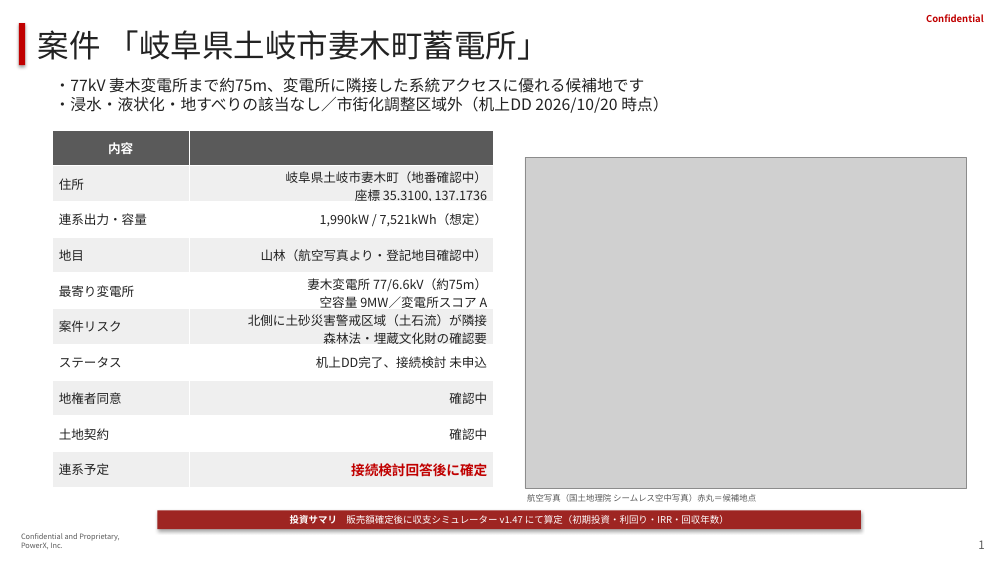
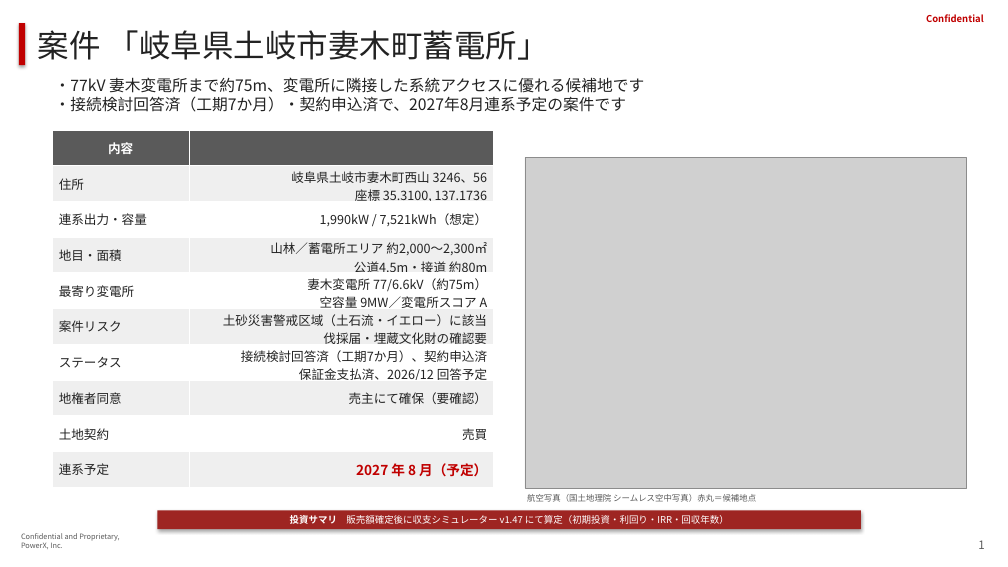
Before and after one commit to yonomotozumi-spec/battery-storage-dd, a slide deck: slide 1 of docs/DD_土岐市妻木町_20261020/案件概要書_土岐市妻木町蓄電所.pptx. Drawn at 1008x567 pixels with LibreOffice and Linux fonts; fonts in the diff are those of the drawing; grey boxes stand for pictures. Boxes give left, top, right and bottom in pixels: in the first picture for what was removed or moved away, otherwise in the second. Text is boxed around its words. In the diff, an @@ line names an element or a change of style, - is before the commit and + after.

```diff
--- a/docs/DD_土岐市妻木町_20261020/案件概要書_土岐市妻木町蓄電所.pptx
+++ b/docs/DD_土岐市妻木町_20261020/案件概要書_土岐市妻木町蓄電所.pptx
@@ text at (55,96,627,112): text changed @@
-・浸水・液状化・地すべりの該当なし／市街化調整区域外（机上DD 2026/10/20 時点）
+・接続検討回答済（工期7か月）・契約申込済で、2027年8月連系予定の案件です
@@ table at (52,130,494,487) @@
-row 2, column 2: 岐阜県土岐市妻木町（地番確認中） / 座標 35.3100, 137.1736
+row 2, column 2: 岐阜県土岐市妻木町西山 3246、56 / 座標 35.3100, 137.1736
-row 4, column 1: 地目
+row 4, column 1: 地目・面積
-row 4, column 2: 山林（航空写真より・登記地目確認中）
+row 4, column 2: 山林／蓄電所エリア 約2,000〜2,300㎡ / 公道4.5m・接道 約80m
-row 6, column 2: 北側に土砂災害警戒区域（土石流）が隣接 / 森林法・埋蔵文化財の確認要
+row 6, column 2: 土砂災害警戒区域（土石流・イエロー）に該当 / 伐採届・埋蔵文化財の確認要
-row 7, column 2: 机上DD完了、接続検討 未申込
+row 7, column 2: 接続検討回答済（工期7か月）、契約申込済 / 保証金支払済、2026/12 回答予定
-row 8, column 2: 確認中
+row 8, column 2: 売主にて確保（要確認）
-row 9, column 2: 確認中
+row 9, column 2: 売買
-row 10, column 2: 接続検討回答後に確定
+row 10, column 2: 2027 年 8 月（予定）
```
Also in this commit, not shown: 1 other slide changed, 1 other file.
